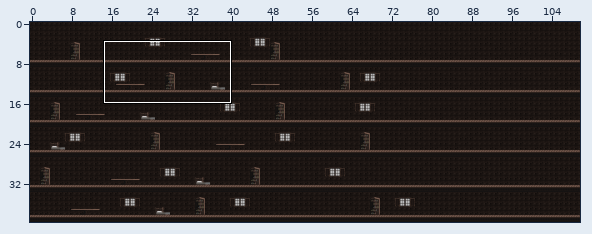
One commit to this Tiled map (JSON): assets/Tiled/super_mario.json. The first picture is a wide view before the edit; the outline marks the close-up.
Close-up. Before the commit:
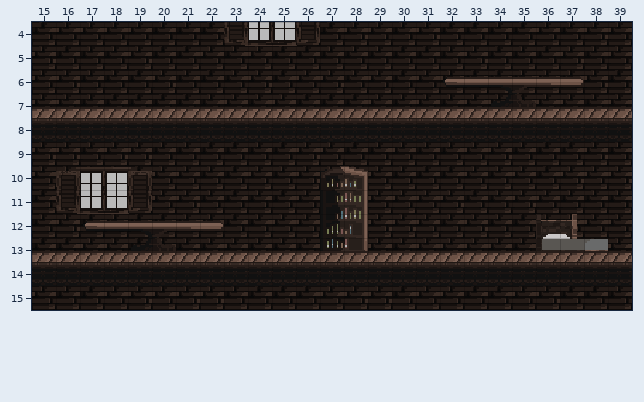
Cells are 16x16 px. Shown: x 15..39, y 4..15. The commit also changed other parts of the map, which this record leaves out.
New version:
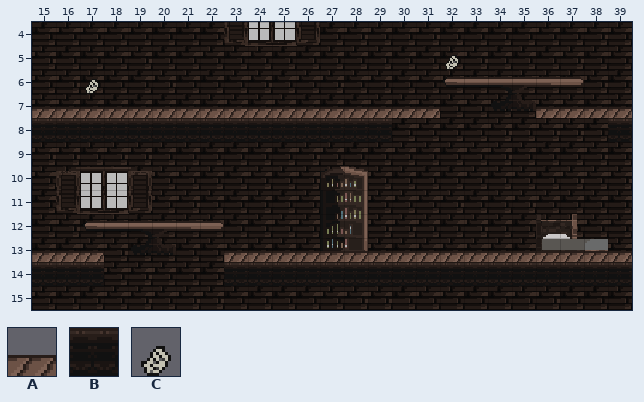
Key: from "SuperMarioBros-World1-1": A 321, B 341, C 346.
_ is an empty cell.
Tiles of an added or newly shown layer are drawn over the layers below it.
The exact change:
Layer "World1":
y 7: x 32..35 AAAA -> ____
y 8: x 30..38 BBBBBBBBB -> _________
y 13: x 18..22 AAAAA -> _____
y 14: x 18..22 BBBBB -> _____
Layer "Interactable Paper" (added):
y 5: x 32 _ -> C
y 6: x 17 _ -> C
